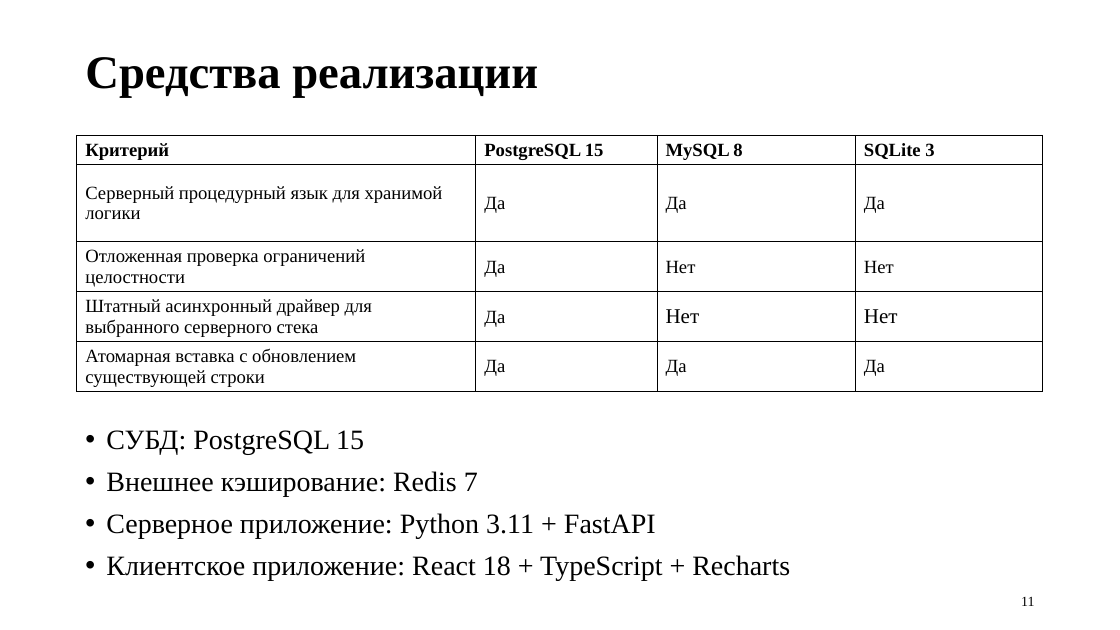
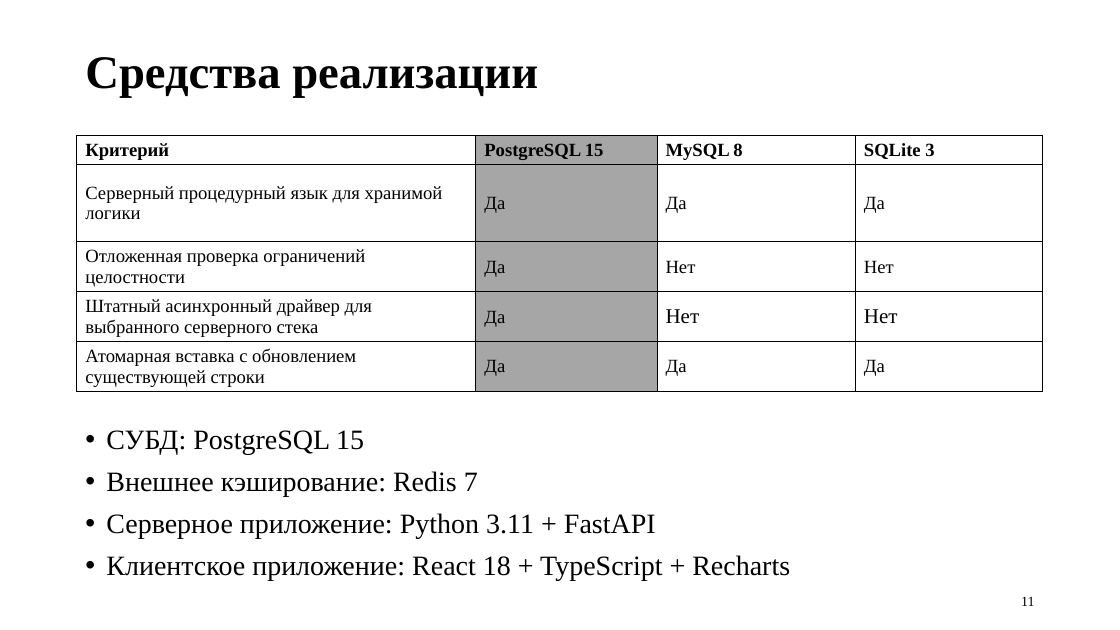
Before and after one commit to uBaxa0IQ/BD_Coursework, a slide deck: slide 11 of prez/prez.pptx. Drawn at 1120x630 pixels with LibreOffice and Linux fonts; fonts in the diff are those of the drawing. Boxes give left, top, right and bottom in pixels: in the first picture for what was removed or moved away, otherwise in the second. Text is boxed around its words. In the diff, an @@ line names an element or a change of style, - is before the commit and + after.

```diff
--- a/prez/prez.pptx
+++ b/prez/prez.pptx
@@ table at (77,135,1044,403) @@
@@ fill none to #A6A6A6 in 4 cells @@
@@ fill #FFFFFF to #A6A6A6 in row 5, column 2 @@
```
Also in this commit, not shown: 7 other slides changed, 6 other files.
